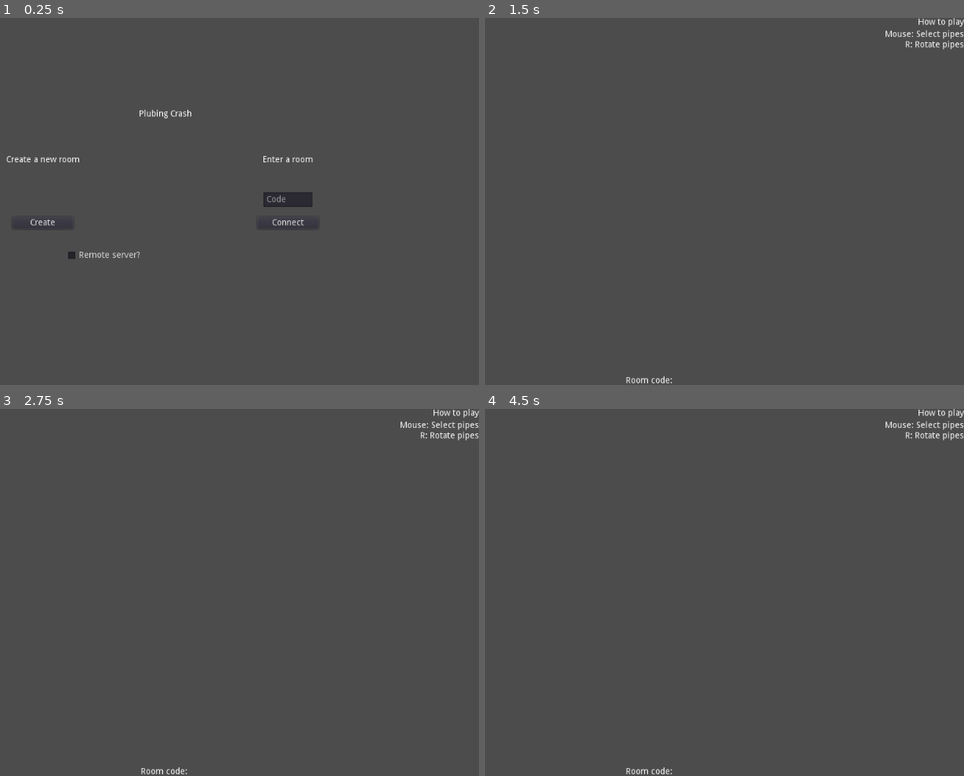
Above: before the commit, frames 1-4 (two rows, left to right).
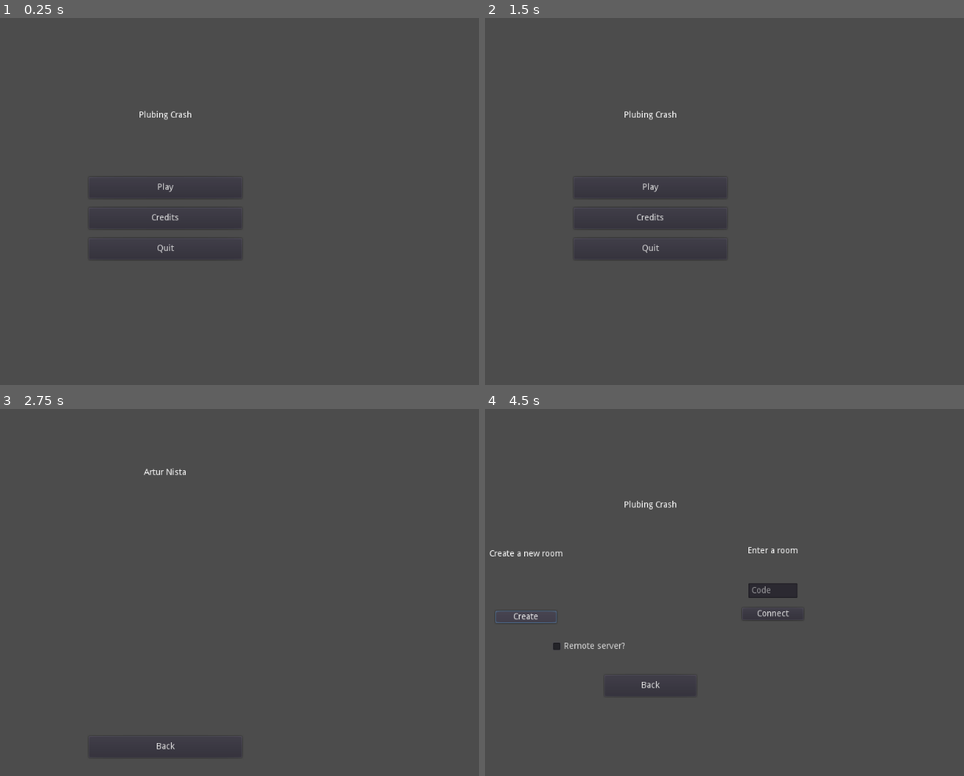
Above: after the commit, the same moments.

Repository: arturnista/waterpipe_godot
Game: Godot game, scene res://Scenes/Start.tscn
Same seed, same stepped clock (60 frames per second), same inputs: the game is played once before the commit and once after it. Before the commit the project starts from res://Scenes/StartMenu.tscn.
Inputs (mouse positions are in pixels of both pictures, inside the frame that each line leads up to):
- Up to frame 1 (0.25 s): no input
- Up to frame 2 (1.5 s): click (528, 223) at 0.5 s, where only the run before the commit has a clickable "Create"; click (772, 223) at 1.25 s, where only the run before the commit has a clickable "Connect"
- Up to frame 3 (2.75 s): click (167, 610) at 2 s, where only the run after the commit has a clickable "Credits"
- Up to frame 4 (4.5 s): click (652, 746) at 2.75 s, where only the run after the commit has a clickable "Back"; click (652, 577) at 3.5 s, where only the run after the commit has a clickable "Play"; click (528, 618) at 4.25 s, where only the run after the commit has a clickable "Create"

The runs differ from the first frame. In frame 1, 1.3% of the frame differs, in the area x 1-66%, y 25-66%; in frame 2, 0.8%; in frame 3, 0.5%; in frame 4, 1.5%, in the area x 0-100%, y 0-100%.
Error before the commit: Invalid get index 'name' (on base: 'Nil'). (res://Scripts/start_menu.gd:24)
Error after the commit: Invalid get index 'name' (on base: 'Nil'). (res://Scripts/lobby_menu.gd:25)

Commit message:
Finished screen flow

Diff:
--- a/godot/Elements/GameUI.tscn
+++ b/godot/Elements/UI_Game.tscn
@@ -43,6 +43,18 @@
 [node name="RoomName" type="Label" parent="RoomData"]
 anchor_right = 1.0
 anchor_bottom = 1.0
+margin_bottom = -40.0
 text = "Room code: 1"
 align = 1
 valign = 2
+
+[node name="DisconnectButton" type="Button" parent="RoomData"]
+anchor_left = 0.5
+anchor_top = 1.0
+anchor_right = 0.5
+anchor_bottom = 1.0
+margin_left = -50.0
+margin_top = -35.0
+margin_right = 50.0
+text = "Disconnect"
+[connection signal="pressed" from="RoomData/DisconnectButton" to="." method="_on_DisconnectButton_pressed"]
--- /dev/null
+++ b/godot/Scenes/Credits.tscn
@@ -0,0 +1,37 @@
+[gd_scene load_steps=2 format=2]
+
+[ext_resource path="res://Scripts/credits_menu.gd" type="Script" id=1]
+
+[node name="Menu" type="Node"]
+script = ExtResource( 1 )
+
+[node name="Canvas" type="Control" parent="."]
+anchor_right = 1.0
+anchor_bottom = 1.0
+__meta__ = {
+"_edit_use_anchors_": false
+}
+
+[node name="Title" type="Label" parent="Canvas"]
+anchor_right = 1.0
+anchor_bottom = 1.0
+margin_top = 97.0
+margin_bottom = -103.0
+text = "Artur Nista"
+align = 1
+__meta__ = {
+"_edit_use_anchors_": false
+}
+
+[node name="BackButton" type="Button" parent="Canvas"]
+anchor_left = 0.5
+anchor_top = 1.0
+anchor_right = 0.5
+anchor_bottom = 1.0
+margin_left = -125.0
+margin_top = -65.0
+margin_right = 125.0
+margin_bottom = -30.0
+text = "Back"
+[connection signal="pressed" from="Canvas/BackButton" to="." method="_on_BackButton_pressed"]
+[connection signal="pressed" from="Canvas/BackButton" to="." method="_on_ExitButton_pressed"]
--- a/godot/Scenes/MultiplayerGame.tscn
+++ b/godot/Scenes/Game.tscn
@@ -3,11 +3,12 @@
 [ext_resource path="res://Scripts/web_socket_controller.gd" type="Script" id=1]
 [ext_resource path="res://Scripts/tilemap.gd" type="Script" id=2]
 [ext_resource path="res://Scripts/player_controller.gd" type="Script" id=3]
-[ext_resource path="res://Elements/GameUI.tscn" type="PackedScene" id=4]
+[ext_resource path="res://Elements/UI_Game.tscn" type="PackedScene" id=4]
 
 [node name="World" type="Node"]
 
 [node name="Connection" type="Node" parent="."]
+editor/display_folded = true
 script = ExtResource( 1 )
 
 [node name="Tilemap" type="Node" parent="Connection"]
@@ -16,4 +17,4 @@
 [node name="Player" type="Node" parent="Connection"]
 script = ExtResource( 3 )
 
-[node name="GameUI" parent="." instance=ExtResource( 4 )]
+[node name="UI" parent="." instance=ExtResource( 4 )]
--- a/godot/Scenes/StartMenu.tscn
+++ b/godot/Scenes/Lobby.tscn
@@ -1,6 +1,6 @@
 [gd_scene load_steps=2 format=2]
 
-[ext_resource path="res://Scripts/start_menu.gd" type="Script" id=1]
+[ext_resource path="res://Scripts/lobby_menu.gd" type="Script" id=1]
 
 [node name="Menu" type="Node"]
 script = ExtResource( 1 )
@@ -32,6 +32,10 @@
 anchor_top = 0.3
 anchor_right = 0.5
 anchor_bottom = 1.0
+margin_left = -3.2392
+margin_top = 5.39865
+margin_right = -3.2392
+margin_bottom = 5.39865
 __meta__ = {
 "_edit_use_anchors_": false
 }
@@ -106,7 +110,19 @@
 margin_right = 165.5
 text = "Remote server?"
 
+[node name="BackButton" type="Button" parent="Canvas"]
+anchor_left = 0.5
+anchor_top = 1.0
+anchor_right = 0.5
+anchor_bottom = 1.0
+margin_left = -75.0
+margin_top = 35.0
+margin_right = 75.0
+margin_bottom = 70.0
+text = "Back"
+
 [node name="HTTPRequest" type="HTTPRequest" parent="."]
 [connection signal="pressed" from="Canvas/CreateControl/CreateRoomBtn" to="." method="_on_CreateRoomBtn_pressed"]
 [connection signal="pressed" from="Canvas/ConnectControl/ConnectRoomBtn" to="." method="_on_ConnectRoomBtn_pressed"]
 [connection signal="toggled" from="Canvas/CheckBox" to="." method="_on_CheckBox_toggled"]
+[connection signal="pressed" from="Canvas/BackButton" to="." method="_on_BackButton_pressed"]
--- /dev/null
+++ b/godot/Scenes/Start.tscn
@@ -0,0 +1,65 @@
+[gd_scene load_steps=2 format=2]
+
+[ext_resource path="res://Scripts/start_menu.gd" type="Script" id=1]
+
+[node name="Menu" type="Node"]
+script = ExtResource( 1 )
+
+[node name="Canvas" type="Control" parent="."]
+anchor_left = 0.5
+anchor_top = 0.5
+anchor_right = 0.5
+anchor_bottom = 0.5
+margin_left = -400.0
+margin_top = -148.0
+margin_right = 400.0
+margin_bottom = 102.0
+__meta__ = {
+"_edit_use_anchors_": false
+}
+
+[node name="Title" type="Label" parent="Canvas"]
+anchor_right = 1.0
+margin_right = 6.10352e-005
+margin_bottom = 50.0
+text = "Plubing Crash"
+align = 1
+__meta__ = {
+"_edit_use_anchors_": false
+}
+
+[node name="PlayButton" type="Button" parent="Canvas"]
+anchor_left = 0.5
+anchor_top = 0.5
+anchor_right = 0.5
+anchor_bottom = 0.5
+margin_left = -125.0
+margin_top = -17.5
+margin_right = 125.0
+margin_bottom = 17.5
+text = "Play"
+
+[node name="CreditsButton" type="Button" parent="Canvas"]
+anchor_left = 0.5
+anchor_top = 0.5
+anchor_right = 0.5
+anchor_bottom = 0.5
+margin_left = -125.0
+margin_top = 32.5
+margin_right = 125.0
+margin_bottom = 67.5
+text = "Credits"
+
+[node name="ExitButton" type="Button" parent="Canvas"]
+anchor_left = 0.5
+anchor_top = 0.5
+anchor_right = 0.5
+anchor_bottom = 0.5
+margin_left = -125.0
+margin_top = 82.5
+margin_right = 125.0
+margin_bottom = 117.5
+text = "Quit"
+[connection signal="pressed" from="Canvas/PlayButton" to="." method="_on_PlayButton_pressed"]
+[connection signal="pressed" from="Canvas/CreditsButton" to="." method="_on_CreditsButton_pressed"]
+[connection signal="pressed" from="Canvas/ExitButton" to="." method="_on_ExitButton_pressed"]
--- /dev/null
+++ b/godot/Scripts/credits_menu.gd
@@ -0,0 +1,6 @@
+extends Node
+
+const START_SCENE = "res://Scenes/Start.tscn"
+
+func _on_BackButton_pressed():
+	get_tree().change_scene(START_SCENE)
--- a/godot/Scripts/game_ui.gd
+++ b/godot/Scripts/game_ui.gd
@@ -1,7 +1,12 @@
 extends Control
 
 var room_name = ""
+var websocket = null
 
 func _ready():
 	room_name = get_node("RoomData/RoomName")
 	room_name.text = "Room code: " + connection.room_name
+	websocket = get_node("../Connection")
+
+func _on_DisconnectButton_pressed():
+	websocket.close_connection()
--- /dev/null
+++ b/godot/Scripts/lobby_menu.gd
@@ -0,0 +1,29 @@
+extends Node
+
+const START_SCENE = "res://Scenes/Start.tscn"
+const GAME_SCENE = "res://Scenes/Game.tscn"
+var text_input
+
+func _ready():
+	text_input = get_node("Canvas/ConnectControl/RoomNameInput")
+	$HTTPRequest.connect("request_completed", self, "_on_request_completed")
+
+func _on_CreateRoomBtn_pressed():
+	print("_on_CreateRoomBtn_pressed")
+	$HTTPRequest.request(connection.get_server_url("createRoom"), [], false, HTTPClient.METHOD_POST)
+
+func _on_ConnectRoomBtn_pressed():
+	print("_on_ConnectRoomBtn_pressed " + text_input.text)
+	connection.room_name = text_input.text
+	get_tree().change_scene(GAME_SCENE)
+
+func _on_CheckBox_toggled(button_pressed):
+	connection.set_is_remote(button_pressed)
+
+func _on_request_completed(result, response_code, headers, body):
+	var json = JSON.parse(body.get_string_from_utf8())
+	connection.room_name = json.result.name
+	get_tree().change_scene(GAME_SCENE)
+
+func _on_BackButton_pressed():
+	get_tree().change_scene(START_SCENE)
--- a/godot/Scripts/player_restart.gd
+++ b/godot/Scripts/player_restart.gd
@@ -1,7 +1,7 @@
 extends Node
 
 
-const GAME_SCENE = "res://Scenes/MultiplayerGame.tscn"
+const GAME_SCENE = "res://Scenes/Game.tscn"
 
 func _process(delta):
 
--- a/godot/Scripts/start_menu.gd
+++ b/godot/Scripts/start_menu.gd
@@ -1,25 +1,13 @@
 extends Node
 
-const GAME_SCENE = "res://Scenes/MultiplayerGame.tscn"
-var text_input
+const LOBBY_SCENE = "res://Scenes/Lobby.tscn"
+const CREDITS_SCENE = "res://Scenes/Credits.tscn"
 
-func _ready():
-	text_input = get_node("Canvas/ConnectControl/RoomNameInput")
-	$HTTPRequest.connect("request_completed", self, "_on_request_completed")
+func _on_PlayButton_pressed():
+	get_tree().change_scene(LOBBY_SCENE)
 
-func _on_CreateRoomBtn_pressed():
-	print("_on_CreateRoomBtn_pressed")
-	$HTTPRequest.request(connection.get_server_url("createRoom"), [], false, HTTPClient.METHOD_POST)
+func _on_CreditsButton_pressed():
+	get_tree().change_scene(CREDITS_SCENE)
 
-func _on_ConnectRoomBtn_pressed():
-	print("_on_ConnectRoomBtn_pressed " + text_input.text)
-	connection.room_name = text_input.text
-	get_tree().change_scene(GAME_SCENE)
-
-func _on_CheckBox_toggled(button_pressed):
-	connection.set_is_remote(button_pressed)
-
-func _on_request_completed(result, response_code, headers, body):
-	var json = JSON.parse(body.get_string_from_utf8())
-	connection.room_name = json.result.name
-	get_tree().change_scene(GAME_SCENE)
+func _on_ExitButton_pressed():
+	get_tree().quit()
--- a/godot/Scripts/web_socket_controller.gd
+++ b/godot/Scripts/web_socket_controller.gd
@@ -1,9 +1,11 @@
 extends Node
+
+const LOBBY_SCENE = "res://Scenes/Lobby.tscn"
 
 const WIN_SCENE = "res://Scenes/Win.tscn"
 const LOSE_SCENE = "res://Scenes/Lose.tscn"
-const LEADER_SCENE = "res://Elements/Leader.tscn"
-const USER_SCENE = "res://Elements/User.tscn"
+const LEADER_SCENE = "res://Elements/UI_Leader.tscn"
+const USER_SCENE = "res://Elements/UI_User.tscn"
 
 
 # The URL we will connect to
@@ -40,11 +42,15 @@
 	# by the remote peer before closing the socket.
 	print("Closed, clean: ", was_clean)
 	set_process(false)
+	get_tree().change_scene(LOBBY_SCENE)
 
 func _connected(proto = ""):
 	# This is called on connection, "proto" will be the selected WebSocket
 	# sub-protocol (which is optional)
 	print("Connected with protocol: ", proto)
+
+func close_connection():
+	_client.disconnect_from_host()
 
 # Process receive data
 func _on_data():
--- a/godot/project.godot
+++ b/godot/project.godot
@@ -16,7 +16,7 @@
 [application]
 
 config/name="agua_multiplayer_godot"
-run/main_scene="res://Scenes/StartMenu.tscn"
+run/main_scene="res://Scenes/Start.tscn"
 config/icon="res://icon.png"
 
 [autoload]
Renamed: godot/Elements/Leader.tscn -> godot/Elements/UI_Leader.tscn
Renamed: godot/Elements/User.tscn -> godot/Elements/UI_User.tscn
